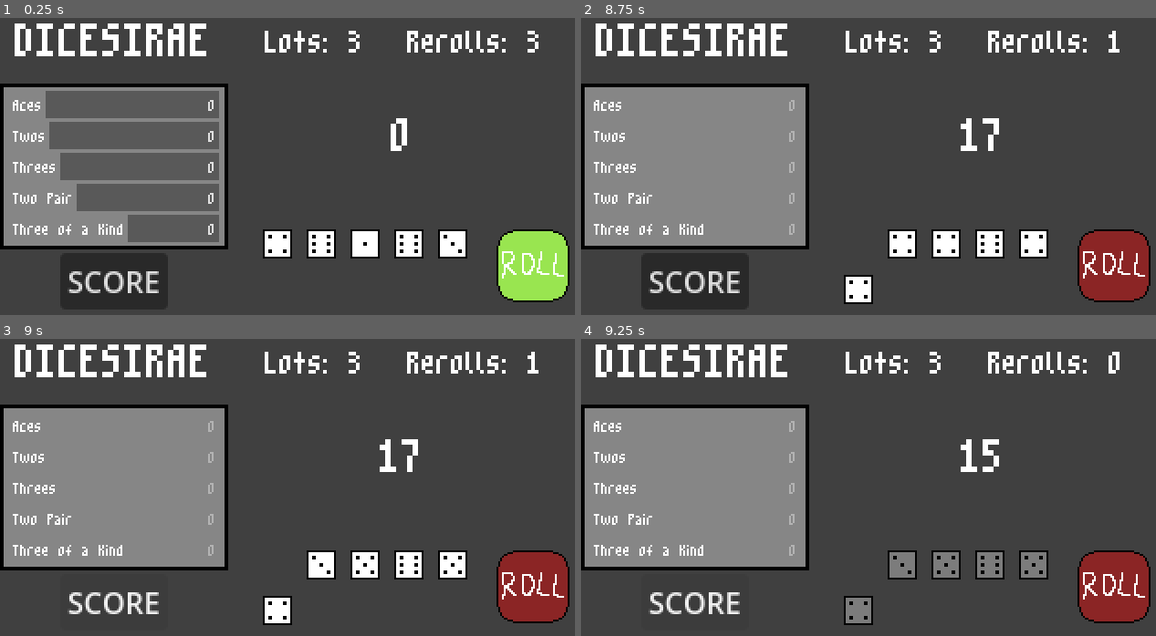
Above: before the commit, frames 1-4 (two rows, left to right).
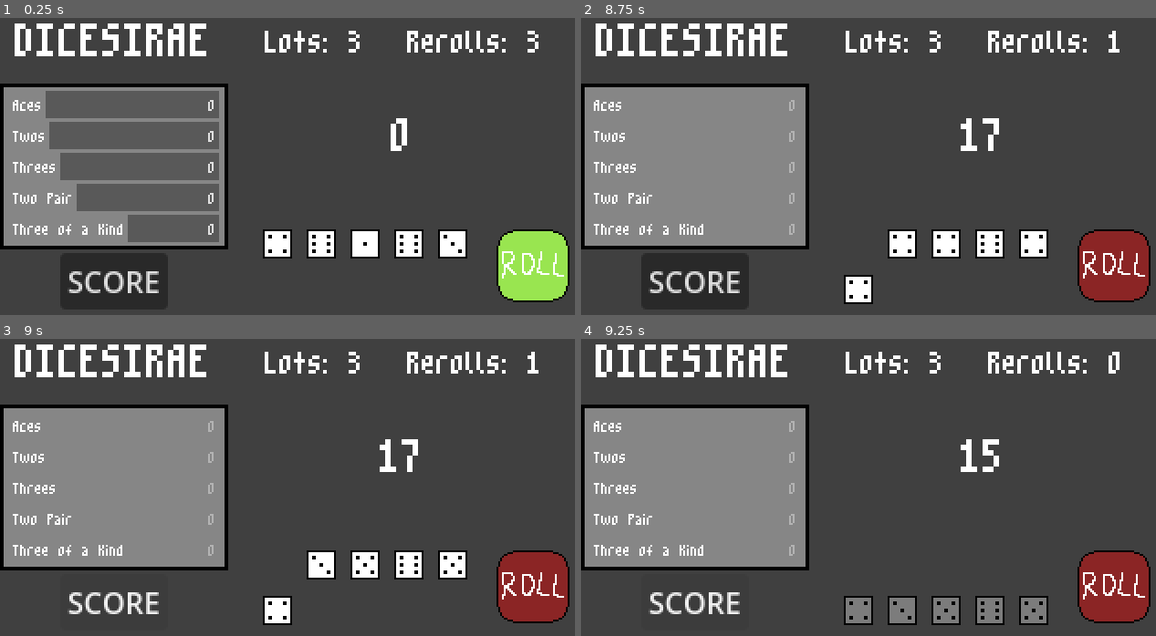
Above: after the commit, the same moments.

Repository: xander6424/DICESIRAE
Game: Godot game, scene res://scenes/main.tscn
Same seed, same stepped clock (60 frames per second), same inputs: the game is played once before the commit and once after it.
Inputs (mouse positions are in pixels of both pictures, inside the frame that each line leads up to):
- Up to frame 1 (0.25 s): no input
- Up to frame 2 (8.75 s): click (857, 243) at 0.52 s; click (1115, 264) at 1.25 s; click "SCORE" at 2 s; click "0" at 2.75 s; click "0" at 3.5 s; click "0" at 4.25 s; click "0" at 5 s; click "0" at 5.75 s; click (1115, 264) at 6.5 s; click "SCORE" at 7.25 s; click (1115, 264) at 8 s
- Up to frame 3 (9 s): click "SCORE" at 8.75 s
- Up to frame 4 (9.25 s): no input

Frames 1-3 are identical in both runs. In frame 4, 4.0% of the frame differs, in the area x 53-82%, y 71-97%.

Commit message:
Force Save Unsaved Dice
Saves all unsaved dice when rerolls are all used.

Diff:
--- a/scripts/dice.gd
+++ b/scripts/dice.gd
@@ -27,8 +27,8 @@
 
 func _process(delta: float) -> void:
 	if Global.rerolls <= 0 and save_button.disabled == false:
+		_save_button_pressed()
 		save_button.disabled = true
-		print("DISABLED")
 
 
 func roll_button_pressed():
@@ -66,7 +66,7 @@
 		if !saved:
 			saved = true
 			position.y += 25
-		else:
+		elif saved and Global.rerolls > 0:
 			saved = false
 			position.y -= 25
 
--- a/scripts/global.gd
+++ b/scripts/global.gd
@@ -1,9 +1,10 @@
 extends Node
 
-var lots = 3
-var rerolls = 3
-var rolling_dice_list = []
-var saved_dice_list = []
+var lots: int = 3
+var rerolls: int = 3
+var rolling_dice_list: Array[int] = []
+var saved_dice_list: Array[int] = []
+var roll_completed = false
 
 # Called when the node enters the scene tree for the first time.
 func _ready() -> void:
--- a/scripts/main.gd
+++ b/scripts/main.gd
@@ -18,13 +18,13 @@
 	update_labels()
 
 func _process(delta: float) -> void:
+	# Checks if all rerolls have been used
 	if Global.rerolls <= 0 and !reroll_checked:
-		print("CHECKED")
 		roll_button.disabled = true
 		reroll_checked = true
 
 		# Append all remaining dice to saved list
-		if Global.rolling_dice_list.size() == 0:
+		if Global.rolling_dice_list.size() != 0:
 			for dice in Global.rolling_dice_list:
 				Global.saved_dice_list.append(dice)
 			Global.rolling_dice_list.clear()
@@ -44,6 +44,7 @@
 	# Reset for new roll when pressing the roll button
 	dice_rolled = 0
 	roll_total = 0
+	Global.roll_completed = false
 	Global.rolling_dice_list.clear()
 
 
@@ -54,6 +55,7 @@
 	# Doesn't count a roll until all dice are scored
 	if dice_rolled == dice_in_play:
 		Global.rerolls -= 1
+		Global.roll_completed = true
 
 		if Global.rerolls > 0:
 			roll_button.disabled = false
--- a/scripts/scorecard.gd
+++ b/scripts/scorecard.gd
@@ -5,6 +5,7 @@
 
 var game_scorecard_info = ["Aces", "Twos", "Threes", "Two Pair", "Three of a Kind"]
 
+var category_score_updated: bool = false
 
 func _ready() -> void:
 	var i = 0
@@ -17,7 +18,12 @@
 		category.pressed.connect(category_button_pressed)
 
 func _process(delta: float) -> void:
-	pass
+	if Global.roll_completed and !category_score_updated:
+		category_score_updated = true
+		print("TRUE")
+
+	if category_score_updated:
+		category_score_updated = false
 
 
 func category_button_pressed() -> void:
